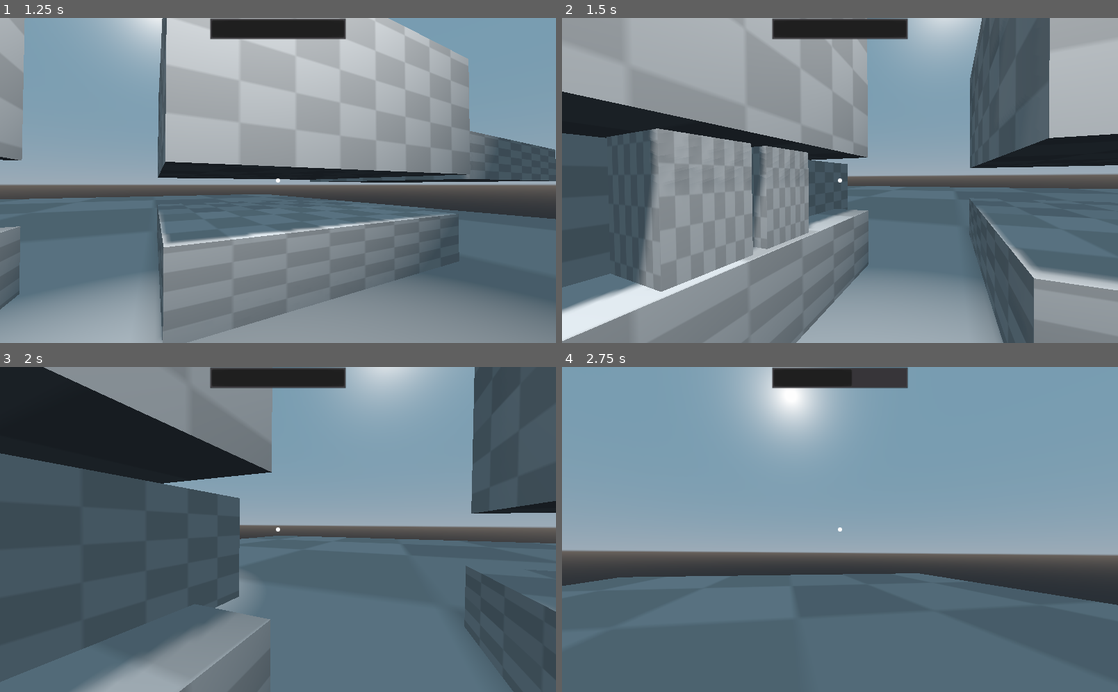
Above: before the commit, frames 1-4 (two rows, left to right).
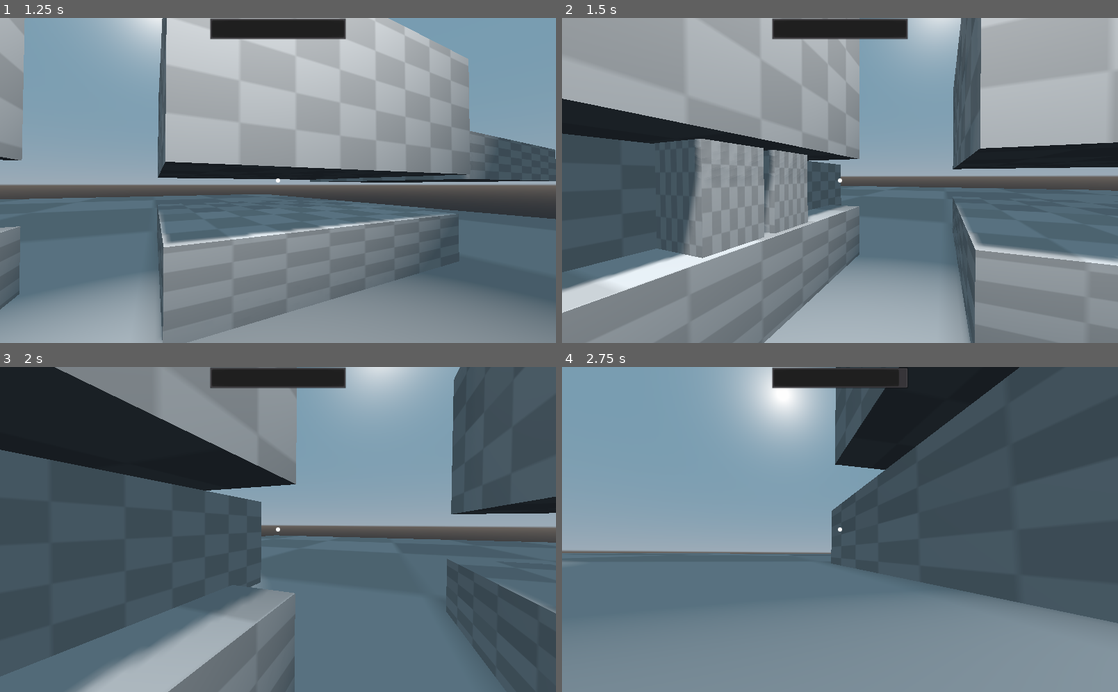
Above: after the commit, the same moments.

Repository: awnagel/Godot-Thief-Controller
Game: Godot game, scene res://scenes/Demo.tscn
The game is run twice, just before and just after one commit, with the same random seed, the same clock (stepped at 60 frames per second) and the same inputs. The project has no main scene, so this scene is started directly.
Inputs (mouse positions are in pixels of both pictures, inside the frame that each line leads up to):
- Up to frame 1 (1.25 s): move the mouse to (305, 180) at 0.52 s; hold W (forward) from 0.53 s (still down); hold E (lean) from 0.53 s (still down); tap X (crawl, bound only after the commit) at 0.8 s
- Up to frame 2 (1.5 s): keep holding W (forward); move the mouse to (812, 180) at 1.27 s; release E (lean) at 1.28 s; tap X (crawl, bound only after the commit) at 1.35 s
- Up to frame 3 (2 s): keep holding W (forward); tap E (lean) at 1.55 s
- Up to frame 4 (2.75 s): keep holding W (forward); move the mouse to (851, 523) at 2.02 s; hold X (crawl, bound only after the commit) from 2.03 s (still down); tap Space (clamber) at 2.1 s

Frame 1 is identical in both runs. In frame 2, 26% of the frame differs, in the area x 0-100%, y 0-100%; in frame 3, 11%; in frame 4, 60%.

Commit message:
Added crawling

Diff:
--- a/project.godot
+++ b/project.godot
@@ -115,6 +115,11 @@
 "events": [ Object(InputEventKey,"resource_local_to_scene":false,"resource_name":"","device":0,"alt":false,"shift":false,"control":false,"meta":false,"command":false,"pressed":false,"scancode":90,"unicode":0,"echo":false,"script":null)
  ]
 }
+crawl={
+"deadzone": 0.5,
+"events": [ Object(InputEventKey,"resource_local_to_scene":false,"resource_name":"","device":0,"alt":false,"shift":false,"control":false,"meta":false,"command":false,"pressed":false,"scancode":88,"unicode":0,"echo":false,"script":null)
+ ]
+}
 
 [rendering]
 
--- a/scripts/player/player.gd
+++ b/scripts/player/player.gd
@@ -5,6 +5,7 @@
 	STATE_WALKING,
 	STATE_LEANING,
 	STATE_CROUCHING,
+	STATE_CRAWLING,
 	STATE_CLAMBERING_RISE,
 	STATE_CLAMBERING_LEDGE,
 	STATE_CLAMBERING_VENT,
@@ -112,6 +113,10 @@
 				state = State.STATE_CROUCHING
 				return
 
+			if Input.is_action_pressed("crawl"):
+				state = State.STATE_CRAWLING
+				return
+
 			if Input.is_action_pressed("sneak"):
 				_walk(delta, 0.75)
 				return
@@ -127,14 +132,19 @@
 
 			_walk(delta)
 
+		State.STATE_LEANING:
+			_process_frob_and_drag()
+			_lean()
+
 		State.STATE_CROUCHING:
 			_process_frob_and_drag()
 			_crouch()
-			_walk(delta, 0.75)
-
-		State.STATE_LEANING:
-			_process_frob_and_drag()
-			_lean()
+			_walk(delta, 0.65)
+
+		State.STATE_CRAWLING:
+			_crawling()
+			crawl_headmove(delta)
+			_walk(delta, 0.45)
 
 		State.STATE_CLAMBERING_RISE:
 			var pos = global_transform.origin
@@ -299,6 +309,23 @@
 	var _vel = move_and_slide(move_dir * speed * 3.0)
 
 
+func _lean() -> void:
+	var axis = (Input.get_action_strength("right") - Input.get_action_strength("left"))
+
+	var from = _camera.global_transform.origin
+	var to = _camera_pos_normal + (_camera.global_transform.basis.x * 0.2 * axis)
+	_camera.global_transform.origin = lerp(from, to, 0.1)
+
+	from = _camera.rotation_degrees.z
+	to = max_lean * axis
+	_camera.rotation_degrees.z = lerp(from, to, 0.1)
+
+	var diff = _camera.global_transform.origin - _camera_pos_normal
+	if axis == 0 and diff.length() <= 0.01:
+		state = State.STATE_WALKING
+		return
+
+
 # There seems to be an issue
 # where if the plane the player is on is too thin
 # the player intersects with the floor.
@@ -306,9 +333,11 @@
 	var from = _collider.shape.height
 	var to = _collider_normal_height * 0.5
 	_collider.shape.height = lerp(from, to, 0.1)
+
 	from = _collider.shape.radius
 	to = _collider_normal_radius * 0.5
 	_collider.shape.radius = lerp(from, to, 0.1)
+
 	_collider.rotation_degrees.x = 0
 
 	from = _camera.global_transform.origin
@@ -331,21 +360,40 @@
 			return
 
 
-func _lean() -> void:
-	var axis = (Input.get_action_strength("right") - Input.get_action_strength("left"))
-
-	var from = _camera.global_transform.origin
-	var to = _camera_pos_normal + (_camera.global_transform.basis.x * 0.2 * axis)
+func _crawling() -> void:
+	var from = _collider.shape.height
+	var to = _collider_normal_height * 3.0
+	_collider.shape.height = lerp(from, to, 0.1)
+
+	from = _collider.shape.radius
+	to = _collider_normal_radius * 0.75
+	_collider.shape.radius = lerp(from, to, 0.1)
+
+	_collider.rotation_degrees.x = lerp(_collider.rotation_degrees.x, 0, 0.1)
+
+	from = _camera.global_transform.origin
+	to = _camera_pos_normal + (Vector3.DOWN * _bob_reset * 0.6)
 	_camera.global_transform.origin = lerp(from, to, 0.1)
 
-	from = _camera.rotation_degrees.z
-	to = max_lean * axis
-	_camera.rotation_degrees.z = lerp(from, to, 0.1)
-
-	var diff = _camera.global_transform.origin - _camera_pos_normal
-	if axis == 0 and diff.length() <= 0.01:
-		state = State.STATE_WALKING
-		return
+	if !Input.is_action_pressed("crawl") and state == State.STATE_CRAWLING:
+		var pos = global_transform.origin
+		var space = get_world().direct_space_state
+
+		var r_up = space.intersect_ray(pos, pos + Vector3.UP * _bob_reset * 0.2, [self])
+
+		if !r_up:
+			state = State.STATE_WALKING
+			_camera.global_transform.origin = pos + Vector3.UP * _bob_reset
+			_collider.shape.height = _collider_normal_height
+			_collider.shape.radius = _collider_normal_radius
+			_collider.rotation_degrees.x = 90
+			return
+
+
+func crawl_headmove(delta : float) -> void:
+	_bob_time += delta
+	var y_bob = sin(_bob_time * (2 * PI)) * velocity.length() * 4.0
+	_camera.rotation_degrees.y = y_bob
 
 
 func _process_frob_and_drag():
